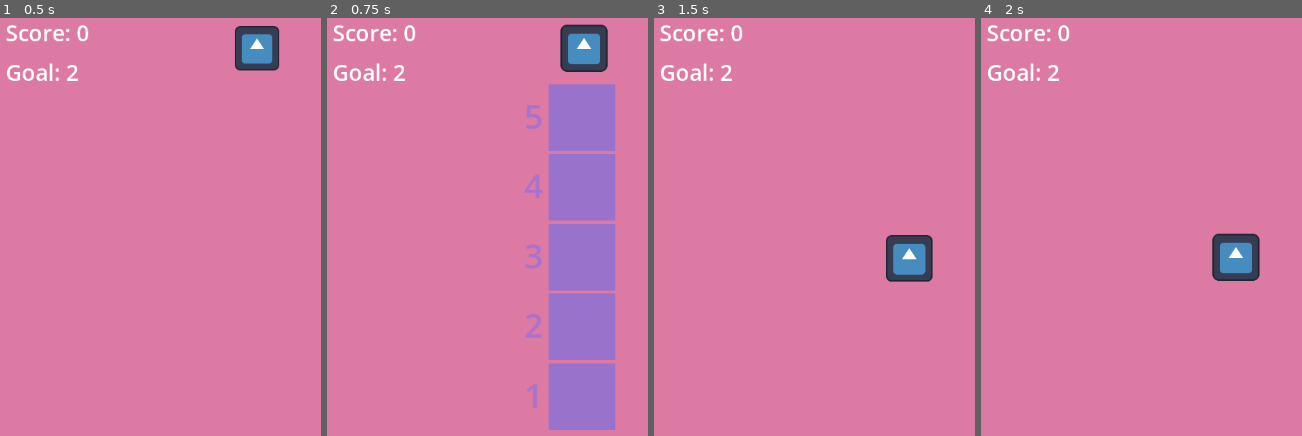
Above: before the commit, frames 1-4 (left to right).
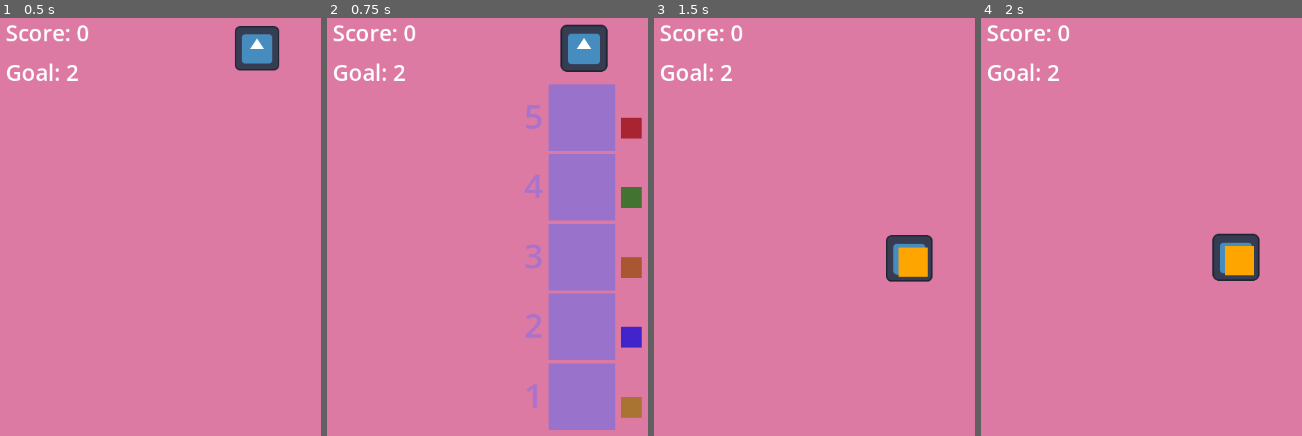
Above: after the commit, the same moments.

Repository: hamzasclone2/elevator
Game: Godot game, scene res://world.tscn
Two runs of this game, one before a commit and one after it. Both use one fixed random seed, a clock stepped at 60 frames per second and the inputs below. The engine's default icon, where the game draws it, is replaced by a stand-in: a white triangle on a blue panel in a dark square.
Inputs (mouse positions are in pixels of both pictures, inside the frame that each line leads up to):
- Up to frame 1 (0.5 s): no input
- Up to frame 2 (0.75 s): tap Enter at 0.5 s; move the mouse to (583, 47) at 0.52 s; press the mouse at (583, 47) at 0.53 s
- Up to frame 3 (1.5 s): tap Space at 1.25 s; move the mouse to (891, 264) at 1.27 s; release the mouse at (891, 264) at 1.28 s; click (891, 264) at 1.35 s
- Up to frame 4 (2 s): no input

Frame 1 is identical in both runs. In frame 2, 1.7% of the frame differs, in the area x 91-99%, y 23-96%; in frame 3, 0.7%; in frame 4, 0.6%.

Commit message:
added ability to pick up a passenger

Diff:
--- a/Elevator.gd
+++ b/Elevator.gd
@@ -6,10 +6,11 @@
 var offset: Vector2
 var initialPos: Vector2
 var timer: Timer
+@onready var sprite_2d = $Sprite2D
 
 # Called when the node enters the scene tree for the first time.
 func _ready():
-	pass # Replace with function body.
+	pass
 
 
 # Called every frame. 'delta' is the elapsed time since the previous frame.
@@ -17,7 +18,7 @@
 	if Input.is_action_just_pressed("escape"):
 		get_tree().quit()
 
-	if draggable:
+	if draggable and not Global.passengerLoading:
 		if Input.is_action_just_pressed("click"):
 			initialPos = global_position
 			offset = get_global_mouse_position() - global_position
@@ -30,9 +31,11 @@
 			if is_inside_droppable:
 				tween.tween_property(self, "position", body_ref.position, 0.2).set_ease(Tween.EASE_OUT)
 				print(body_ref.get_node("Label").text)
+				Global.currentLevel = body_ref.get_node("Label").text
 				if body_ref.get_node("Label").text == str(Global.goalLevel):
 					Global.score += 1
 					get_parent()._on_timer_timeout()
+				checkPassenger()
 			else:
 				tween.tween_property(self, "global_position", initialPos, 0.2).set_ease(Tween.EASE_OUT)
 
@@ -56,3 +59,12 @@
 	if body.is_in_group('droppable'):
 		is_inside_droppable = false
 		body.modulate = Color(Color.MEDIUM_PURPLE, 0.7)
+
+func checkPassenger():
+	if body_ref.get_node("Passenger") and not Global.passengerInElevator:
+		var passenger = body_ref.get_node("Passenger")
+		body_ref.remove_child(passenger)
+		add_child(passenger)
+		passenger.position.x = sprite_2d.position.x - 15
+		passenger.position.y = sprite_2d.position.y - 15
+		Global.passengerInElevator = true
--- a/elevator.tscn
+++ b/elevator.tscn
@@ -1,6 +1,6 @@
 [gd_scene load_steps=4 format=3 uid="uid://bb711t5dekmpg"]
 
-[ext_resource type="Script" path="res://Elevator.gd" id="1_74kpp"]
+[ext_resource type="Script" path="res://elevator.gd" id="1_74kpp"]
 [ext_resource type="Texture2D" uid="uid://dwvmwb3ff6yh3" path="res://icon.svg" id="2_i8iwh"]
 
 [sub_resource type="RectangleShape2D" id="RectangleShape2D_lo8qj"]
--- a/floor.gd
+++ b/floor.gd
@@ -1,13 +1,13 @@
 extends StaticBody2D
 
 @export var floorLevel: String = '0'
-@onready var label = $Label
+@onready var label: Label = $Label
 
 # Called when the node enters the scene tree for the first time.
 func _ready():
 	modulate = Color(Color.MEDIUM_PURPLE, 0.7)
 	label.text = floorLevel
-
+	generateGuest()
 
 # Called every frame. 'delta' is the elapsed time since the previous frame.
 func _process(_delta):
@@ -15,3 +15,8 @@
 		visible = true
 	else:
 		visible = false
+
+func generateGuest():
+	var scene = preload("res://passenger.tscn").instantiate()
+	add_child(scene)
+	scene.position.x += 75
--- a/global.gd
+++ b/global.gd
@@ -1,7 +1,13 @@
 extends Node
 
-var is_dragging = false
+var is_dragging: bool = false
 
-var score = 0
+var score: int = 0
 
-var goalLevel = 0
+var goalLevel: int = 0
+
+var currentLevel: int = 0
+
+var passengerLoading: bool = false
+
+var passengerInElevator: bool = false
--- /dev/null
+++ b/passenger.gd
@@ -0,0 +1,18 @@
+extends Node2D
+
+@onready var color_rect = $ColorRect
+var colors = [Color.BLUE, Color.RED, Color.GREEN, Color.YELLOW, Color.ORANGE]
+var rng = RandomNumberGenerator.new()
+
+# Called when the node enters the scene tree for the first time.
+func _ready():
+	var parent = get_parent()
+	if parent.name == "Elevator":
+		pass
+	var color = colors[rng.randi_range(0, len(colors)-1)]
+	modulate = Color(color)
+
+
+# Called every frame. 'delta' is the elapsed time since the previous frame.
+func _process(_delta):
+	pass
--- /dev/null
+++ b/passenger.tscn
@@ -0,0 +1,18 @@
+[gd_scene load_steps=3 format=3 uid="uid://bcmsv4w3dwst7"]
+
+[ext_resource type="Script" path="res://passenger.gd" id="1_u4joa"]
+
+[sub_resource type="RectangleShape2D" id="RectangleShape2D_dr6jv"]
+size = Vector2(40, 40)
+
+[node name="Passenger" type="StaticBody2D"]
+script = ExtResource("1_u4joa")
+
+[node name="ColorRect" type="ColorRect" parent="."]
+offset_right = 40.0
+offset_bottom = 40.0
+mouse_filter = 2
+
+[node name="CollisionShape2D" type="CollisionShape2D" parent="."]
+position = Vector2(20, 20)
+shape = SubResource("RectangleShape2D_dr6jv")
